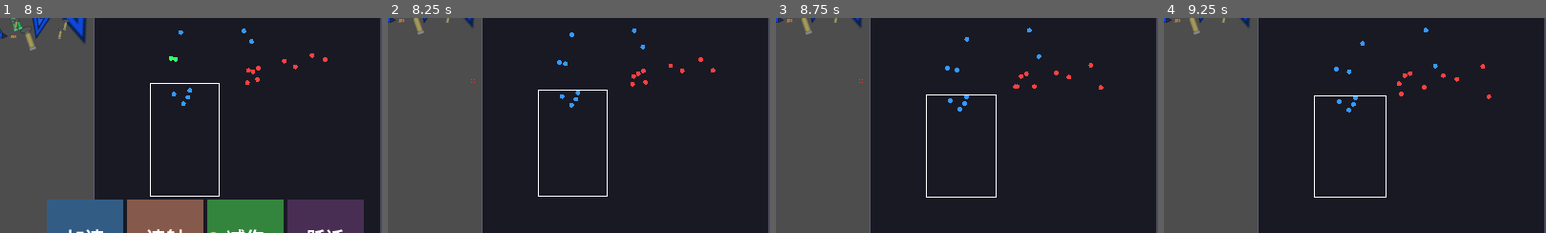
Above: before the commit, frames 1-4 (left to right).
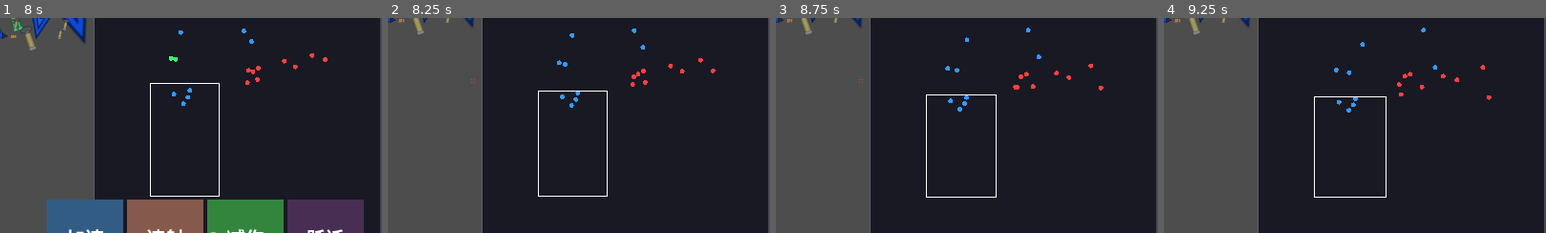
Above: after the commit, the same moments.

Repository: ZhanXuzhao/SpaceRTS
Game: Godot game, scene res://scenes/main.tscn
The game is run twice, just before and just after one commit, with the same random seed, the same clock (stepped at 60 frames per second) and the same inputs.
Inputs (mouse positions are % of the whole screen's width and height, from its top left):
- Up to frame 1 (8 s): tap Enter at 0.5 s; move the mouse to (72, 45) at 0.52 s; hold W 0.53-1.25 s; tap R at 0.6 s; click (72, 45) at 0.67 s; drag from (30, 55) to (13, 24) at 1.27 s; move the mouse to (60, 28) at 2.02 s; hold W 2.03-2.75 s; tap H at 2.1 s; drag from (45, 70) to (55, 51) at 2.77 s; move the mouse to (80, 65) at 3.52 s; hold A 3.53-4.25 s; tap G at 3.6 s; drag from (20, 35) to (56, 71) at 4.27 s; move the mouse to (55, 50) at 5.02 s; hold A 5.03-5.75 s; tap X at 5.1 s; click (55, 50) at 5.17 s; drag from (35, 25) to (52, 93) at 5.77 s; move the mouse to (72, 45) at 6.52 s; hold W 6.53-7.25 s; tap V at 6.6 s; drag from (30, 55) to (48, 95) at 7.27 s
- Up to frame 2 (8.25 s): move the mouse to (60, 28) at 8.02 s; hold A from 8.03 s (still down); tap 0 at 8.1 s
- Up to frame 3 (8.75 s): keep holding A
- Up to frame 4 (9.25 s): release A at 8.75 s; drag from (45, 70) to (20, 35) at 8.77 s
The pictures show only the part of the screen within x 49-99%, y 13-63%; the shares and areas given below are measured in that part.

Frame 1 is identical in both runs. In frame 2, 0.2% of the frame differs, in the area x 39-86%, y 5-42%; in frame 3, less than 0.1%; in frame 4, 0.4%, in the area x 39-86%, y 4-44%.

Commit message:
调整: 减速技能冷却改为5秒，持续时长改为5秒

Diff:
--- a/scripts/unit.gd
+++ b/scripts/unit.gd
@@ -448,8 +448,8 @@
 	var dist = global_position.distance_to(target.global_position)
 	if dist > SKILL_SLOW_RANGE:
 		return
-	target.take_slow_debuff(0.5, SKILL_DURATION)
-	_skill_cooldowns[4] = SKILL_CD
+	target.take_slow_debuff(0.5, 5.0)
+	_skill_cooldowns[4] = 5.0
 
 
 ## 被施加减速 debuff（叠加：每次新加一层）
